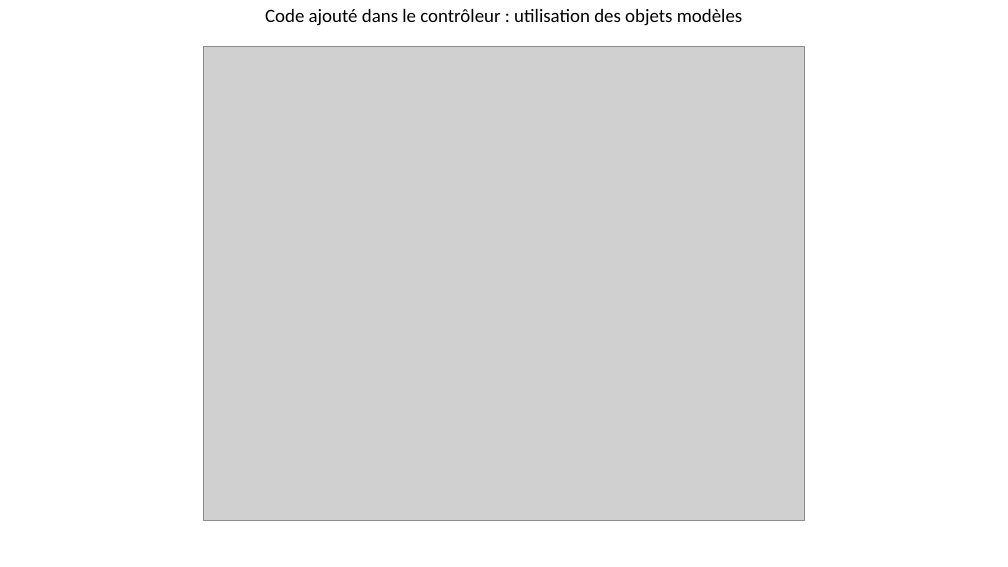
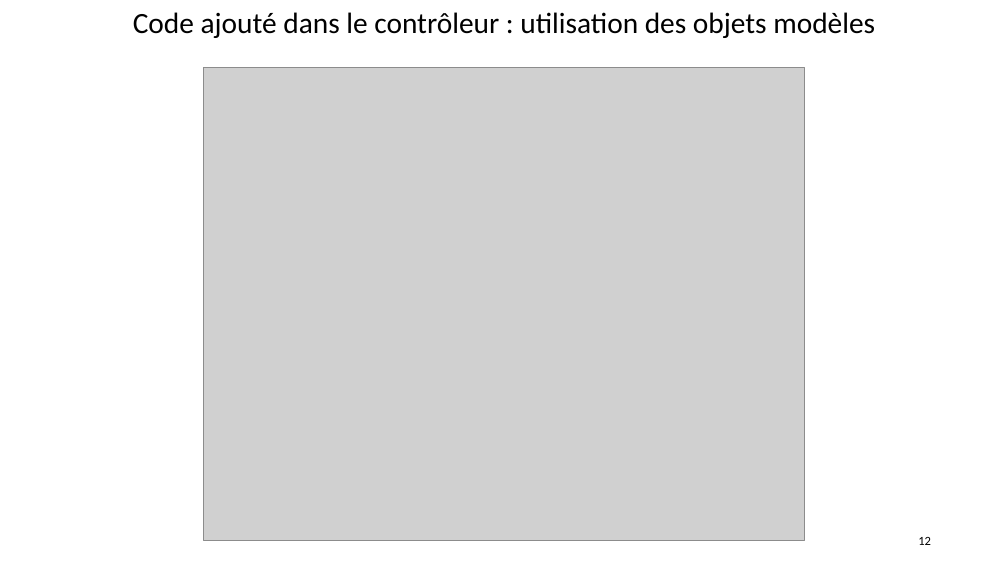
Before and after one commit to emmo78/Project_DA_Java_EN_Come_to_the_Rescue_of_a_Java_Application, a slide deck: slide 12 of PresentationOlivierMOREL.pptx (slide 11 before the commit). Drawn at 1008x567 pixels with LibreOffice and Linux fonts; fonts in the diff are those of the drawing; grey boxes stand for pictures. Boxes give left, top, right and bottom in pixels: in the first picture for what was removed or moved away, otherwise in the second. Text is boxed around its words. In the diff, an @@ line names an element or a change of style, - is before the commit and + after.

```diff
--- a/PresentationOlivierMOREL.pptx
+++ b/PresentationOlivierMOREL.pptx
@@ text "Code ajouté dans le contrôleur ..." at <box>133,12,875,38</box>: size 18 to 28 pt @@
@@ picture: place and size @@
-picture at <box>203,47,805,520</box>
+picture at <box>203,67,805,541</box>
@@ page number added at <box>918,537,931,545</box>, 12 pt, text #000000 @@
+12
```
Also in this commit, not shown: 12 other slides changed, 1 slide added, 57 other files.
